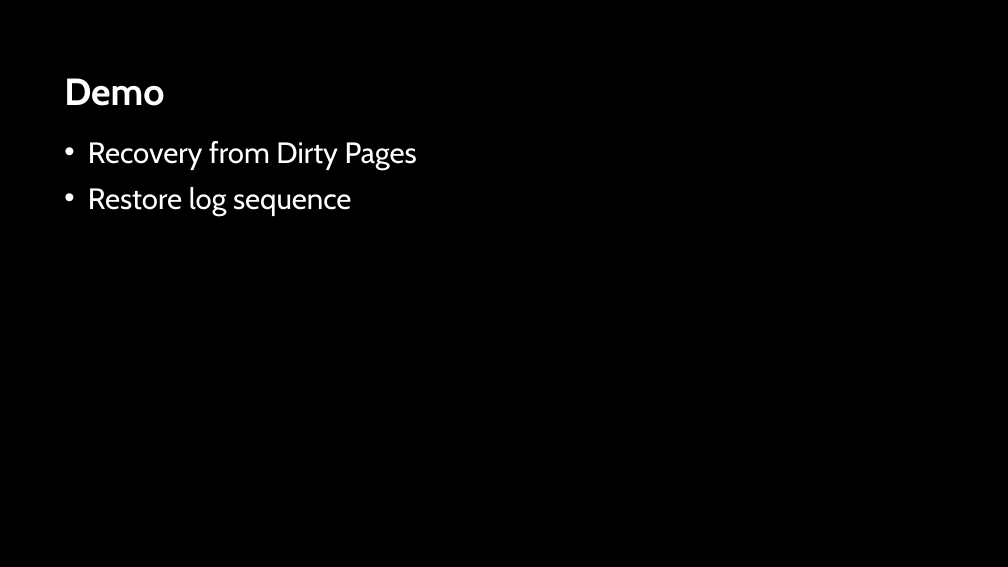
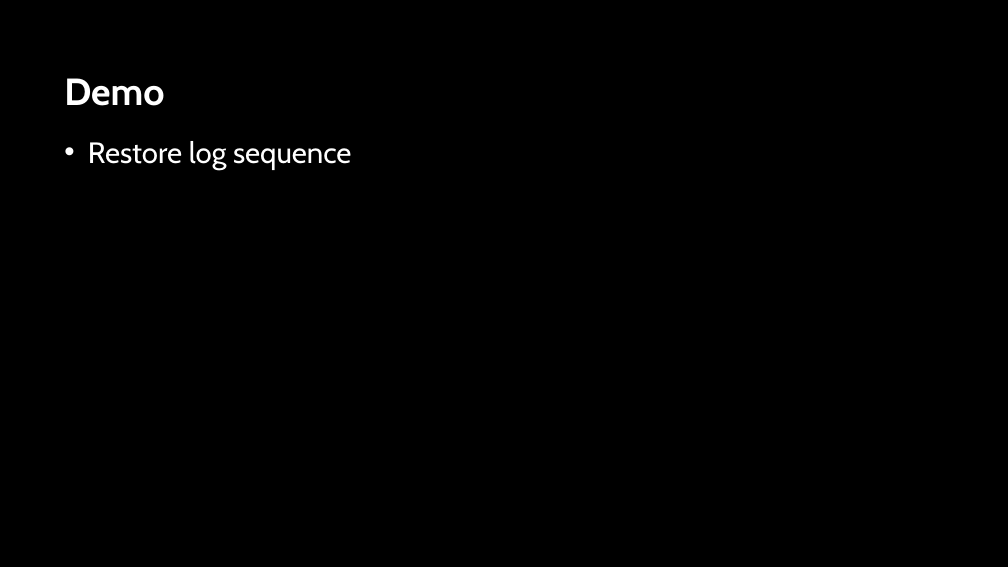
Before and after one commit to sabinio/SQLTraining, a slide deck: slide 30 of Slides/1. Logging.pptx. Drawn at 1008x567 pixels with LibreOffice and Linux fonts; fonts in the diff are those of the drawing; background and template pictures are left out. Boxes give left, top, right and bottom in pixels: in the first picture for what was removed or moved away, otherwise in the second. Text is boxed around its words. In the diff, an @@ line names an element or a change of style, - is before the commit and + after.

Commit message:
demo slides update

```diff
--- a/Slides/1. Logging.pptx
+++ b/Slides/1. Logging.pptx
@@ text at (88,141,417,170): paragraph removed @@
-• Recovery from Dirty Pages
```
Also in this commit, not shown: 3 other slides changed, 1 slide added, 3 slides removed.
